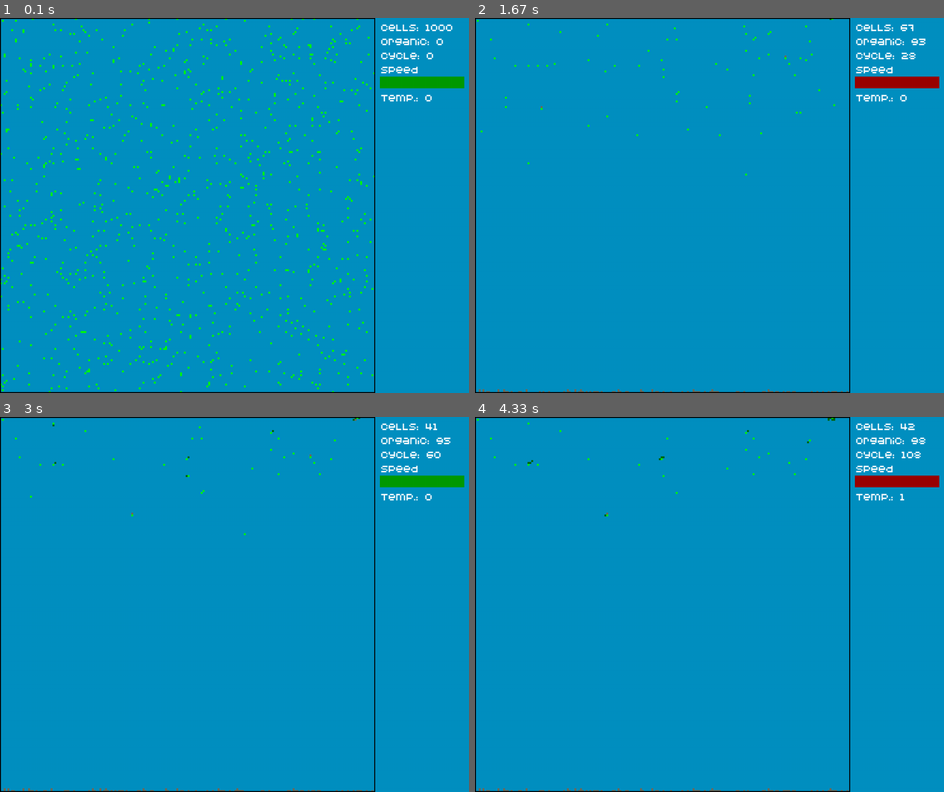
Above: before the commit, frames 1-4 (two rows, left to right).
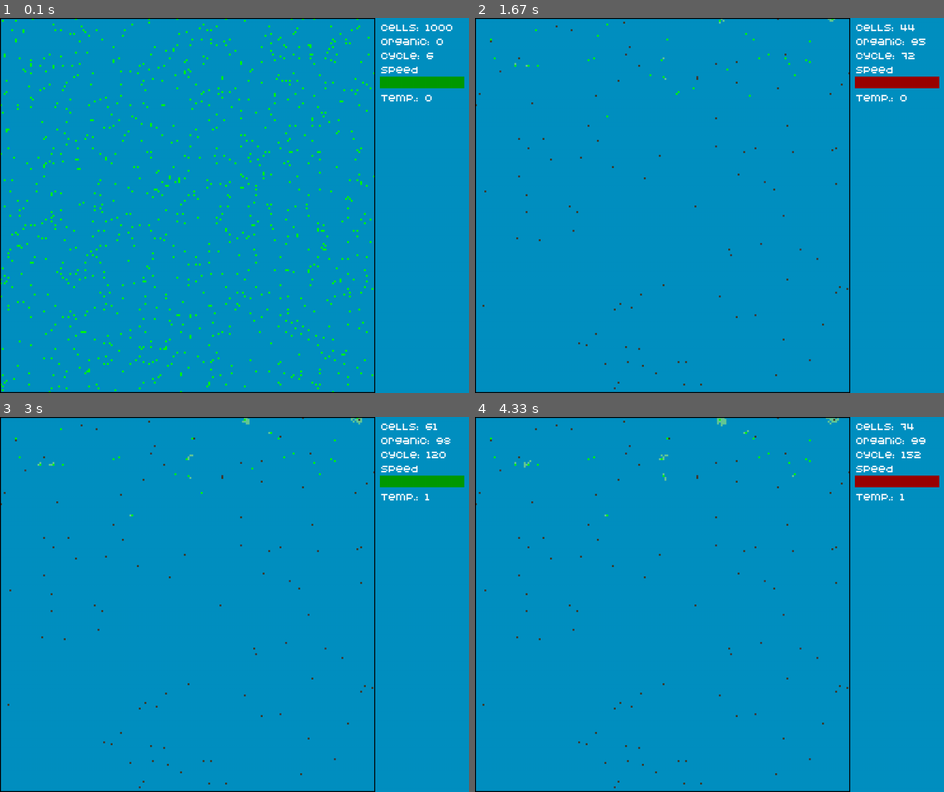
Above: after the commit, the same moments.

Repository: PilotOfAsuka/CellLabPython
Game: pygame game, started from main.py
The game is run twice, just before and just after one commit, with the same random seed, the same clock (stepped at 60 frames per second) and the same inputs.
Inputs (mouse positions are in pixels of both pictures, inside the frame that each line leads up to):
- Up to frame 1 (0.1 s): no input
- Up to frame 2 (1.67 s): press the mouse at (897, 81) at 0.87 s; move the mouse to (747, 108) at 0.97 s; release the mouse at (596, 130) at 1.1 s; press the mouse at (897, 81) at 1.2 s; move the mouse to (756, 111) at 1.3 s; release the mouse at (611, 145) at 1.43 s; press the mouse at (897, 81) at 1.53 s; move the mouse to (784, 81) at 1.63 s
- Up to frame 3 (3 s): release the mouse at (196, 484) at 1.77 s; press the mouse at (422, 480) at 1.87 s; move the mouse to (323, 567) at 1.97 s; release the mouse at (229, 657) at 2.1 s; press the mouse at (422, 480) at 2.2 s; move the mouse to (393, 608) at 2.3 s; release the mouse at (365, 739) at 2.43 s; press the mouse at (422, 480) at 2.53 s; move the mouse to (295, 514) at 2.63 s; release the mouse at (173, 544) at 2.77 s; click (262, 529) at 2.88 s
- Up to frame 4 (4.33 s): press the mouse at (897, 480) at 3.2 s; move the mouse to (732, 544) at 3.3 s; release the mouse at (568, 608) at 3.43 s; click (671, 582) at 3.55 s; press the mouse at (897, 480) at 3.87 s; move the mouse to (887, 563) at 3.97 s; release the mouse at (878, 649) at 4.1 s; press the mouse at (897, 480) at 4.2 s; move the mouse to (826, 540) at 4.3 s

The runs differ from the first frame. In frame 1, less than 0.1% of the frame differs, in the area x 91-93%, y 9-11%; in frame 2, 0.6%; in frame 3, 0.7%, in the area x 0-97%, y 0-100%; in frame 4, 0.7%.

Commit message:
Global_BUG FIX!
Исправлен баг!
цикл проходит по двумерному массиву и когда на позиции допустим Х= 10 Y=10 есть клетка и у нее происходит перемещение на Х=10 y =11 то, когда цикл дойдет до Х=10 Y=11 то, эта позиция будет заполнена клеткой и она еще раз проитерируется

Diff:
--- a/app.py
+++ b/app.py
@@ -34,7 +34,8 @@
     def loop(self):
         while self.run:
             self.event()
-            if gui.start_stop_button.click is True:
+            if gui.start_stop_button.click is False:
+                self.surface.check_iterated()
                 genome.temp, genome.sun_coord = func.weather_simulation(gui.count_of_cycle)
                 self.surface.update_surface()
             self.draw()
--- a/genome.py
+++ b/genome.py
@@ -26,6 +26,7 @@
         self.color = color
         self.count_of_reproduce = 0
         self.screen_position = x * cfg.CELL_SIZE, y * cfg.CELL_SIZE
+        self.iterated = False
 
     MAX_ENERGY = 1100  # Максимальный уровень энергии для бота
 
@@ -48,7 +49,7 @@
         if command in range(6, 20):
             self.photosynthesis()
         elif command in range(21, 25):
-            #self.move()
+            # Убрал возможность ходить (трава не ходит :) )
             pass
         elif command in range(0, 5):
             self.how_many_food()
@@ -131,7 +132,7 @@
     # Функция опроса расстояния до солнца и смещения
     def how_much_distance_to_sun(self):
         sun_dist = func.normalize_value(self.position[1], 0, cfg.GRID_SIZE_H,
-                                        1, 63)
+                                        0, 5)
         # Перемещаем указатель текущей команды
         self.ptr = self_get_next_index(self, step=sun_dist)
 
@@ -142,7 +143,10 @@
             if random.random() < 0.1:
                 # С шансом 10 процентов после смерти бота появляется органика (Если нет места для размножения)
                 surface.world_grid[y][x] = objs.Food(x=x, y=y, food=300,
-                                                     genome_number=self_get_index_of_bias(self, 1, 64))
+                                                     genome_number=self_get_index_of_bias(self, 1, 64),
+                                                     color=get_colors_bias(self, 67, 117, 54,
+                                                                           104, 34, 84)
+                                                     )
 
 
 class Predator(BotGenome):
@@ -207,7 +211,7 @@
             food = surface.world_grid[new_y][new_x]
 
             move_cell(self, x, y, new_x, new_y)
-            func.mutate_genome_new(self.genome, 0.1, food.genome_number)
+            #ßfunc.mutate_genome_new(self.genome, 0.1, food.genome_number)
             self.food += food.food  # Логика расхода энергии
 
             # Перемещаем УТК
@@ -262,45 +266,6 @@
     def __init__(self, food=500, x=0, y=0, color=(0, 255, 0), genome=None):
         super().__init__(food, x, y, color, genome)
 
-    # функция движения клетки и проверки на столкновение
-    def move(self):
-        # Логика расхода энергии
-        self.food -= func.normalize_value(temp, -15, 15, food_values['cell_move']['min'],
-                                          food_values['cell_move']['max'])
-        self.check_death()
-        # Выбираем направление на основе смещения
-        move_dir = self_get_index_of_bias(self, step=1, len_of_number=len(cfg.move_directions))
-        dx, dy = cfg.move_directions[move_dir]  # Получаем Направление
-
-        # Получение текущей и новой позиции
-        x, y = self.position
-        new_x = (x + dx) % cfg.GRID_SIZE_W
-        new_y = y + dy if -1 < y + dy < cfg.GRID_SIZE_H else y
-
-        # Проверка, свободна ли новая позиция
-        if surface.world_grid[new_y][new_x] is None:
-            # Перемещаем клетку
-            move_cell(self, x, y, new_x, new_y)
-
-        # Если куда хочет шагнуть клетка есть еда
-        elif isinstance(surface.world_grid[new_y][new_x], objs.Food):
-            # Перемещаем клетку
-            #move_cell(self, x, y, new_x, new_y)
-
-            #self.food += 1  # Логика расхода энергии
-            # Перемещаем указатель текущей команды
-            self.ptr = self_get_next_index(self, step=43)
-
-        # Если куда хочет шагнуть клетка есть такая же клетка
-        elif isinstance(surface.world_grid[new_y][new_x], Cell):
-            # Перемещаем указатель текущей команды
-            self.ptr = self_get_next_index(self, step=59)
-
-        # Если куда хочет шагнуть клетка есть хищник
-        elif isinstance(surface.world_grid[new_y][new_x], Predator):
-            # Перемещаем указатель текущей команды
-            self.ptr = self_get_next_index(self, step=24)
-
     # Функция деления
     def reproduce(self):
         # Получаем список свободных позиций вокруг бота
@@ -324,7 +289,9 @@
         func.mutate_genome(new_genome)
 
         # Создаем нового бота с мутированным геномом
-        new_color = (self.color[0], max(min(self.genome[0] % 255, 255), 100), self.color[2])  # Смещаем цвета
+        new_color = get_colors_bias(self,100, 148,
+                                    200, 255,
+                                    150, 204)  # Смещаем цвета
 
         if self.count_of_reproduce == 10 and self_get_index_of_bias(self, step=2, len_of_number=2) == 1:
             new_bot = Predator(food=self.food // 2, x=x, y=y,
@@ -338,8 +305,6 @@
             self.food //= 4  # Разделяем энергию между родительской и дочерней клетки
 
         self.count_of_reproduce += 1
-
-
 
 
 def self_get_index_of_bias(self, step, len_of_number):
@@ -409,3 +374,11 @@
     index = (bot.ptr + step) % len(bot.genome)  # Индекс смещения
     index_of_bias = bot.genome[index] % len_of_number
     return index_of_bias
+
+
+def get_colors_bias(self, first_min, first_max, second_min, second_max, third_min, third_max):
+    colors = (max(min(self.genome[0] % 255, first_max), first_min),
+              max(min(self.genome[0] % 255, second_max), second_min),
+              max(min(self.genome[0] % 255, third_max), third_min))
+
+    return colors
--- a/gui.py
+++ b/gui.py
@@ -72,12 +72,6 @@
     cfg.screen.blit(count_text, (x, y))
 
 
-def draw_sun_cord():
-    pygame.draw.line(cfg.screen, c.BLACK, (genome.sun_coord[0], 0), (genome.sun_coord[0], cfg.height), width=1)
-    pygame.draw.line(cfg.screen, c.BLACK, (0, genome.sun_coord[0]),
-                     (cfg.width-cfg.gui_offset, genome.sun_coord[0]), width=1)
-
-
 def draw_border():
     rect = pygame.Rect(0, 0, cfg.width - cfg.gui_offset, cfg.height)
     pygame.draw.rect(cfg.screen, c.BLACK, rect, width=2)
@@ -95,4 +89,3 @@
     draw_text("Temp.:", genome.temp, cfg.width - cfg.gui_offset + gui_offset_x, gui_offset_y + line_text_offset * 5)
     draw_border()
     start_stop_button.draw(cfg.screen)
-    #draw_sun_cord()
--- a/objects.py
+++ b/objects.py
@@ -1,4 +1,5 @@
 import colors as c
+import gui
 import surface
 import configs as cfg
 import genome
@@ -14,22 +15,22 @@
         self.genome_number = genome_number
 
     def move(self):
+
         x, y = self.position
         new_y = y + 1 if -1 < y + 1 < cfg.GRID_SIZE_H else y
+        print(f'OBJ:{self}Old:x={x}, y={y}. new:x={x}, y={new_y}')
 
         if (not isinstance(surface.world_grid[new_y][x], Food) and
                 not isinstance(surface.world_grid[new_y][x], genome.BotGenome)):
 
             # Освобождаем текущую позицию
             surface.world_grid[y][x] = None
-            # Освобождаем позицию клетки с едой
-            surface.world_grid[new_y][x] = None
             # Перемещаем бота на новую позицию
             surface.world_grid[new_y][x] = self
             self.position = x, new_y
         pass
 
     def check_death(self):
-        if self.count_of_cycle >= 5000:
+        if self.count_of_cycle >= 10000:
             x, y = self.position
             surface.world_grid[y][x] = None
--- a/surface.py
+++ b/surface.py
@@ -3,6 +3,7 @@
 import func
 import objects as objs
 import gui
+from itertools import product
 
 # Инициализация двумерного массива мира
 world_grid = [[None for _ in range(cfg.GRID_SIZE_W)] for _ in range(cfg.GRID_SIZE_H)]  # Мир в котором живут клетки
@@ -32,12 +33,15 @@
         for y in range(cfg.GRID_SIZE_H):
             for x in range(cfg.GRID_SIZE_W):
                 obj = world_grid[y][x]
-                if isinstance(obj, genome.BotGenome):
-                    obj.execute_genome()
-                elif isinstance(obj, objs.Food):
-                    obj.count_of_cycle += 1
-                    obj.check_death()
-                    obj.move()
+                if obj and not obj.iterated:  # Проверяем, не прошел ли объект уже итерацию
+                    if isinstance(obj, genome.BotGenome):
+                        obj.execute_genome()
+                    elif isinstance(obj, objs.Food):
+                        obj.count_of_cycle += 1
+                        obj.check_death()
+                        if gui.count_of_cycle % 500 == 0:
+                            obj.move()
+                    obj.iterated = True  # Устанавливаем флаг, что объект уже прошел итерацию
 
     @staticmethod
     def init_cells():
@@ -48,5 +52,12 @@
             world_grid[free_y][free_x] = bot
         pass
 
+    @staticmethod
+    def check_iterated():
+        for y in range(cfg.GRID_SIZE_H):
+            for x in range(cfg.GRID_SIZE_W):
+                obj = world_grid[y][x]
+                if obj:
+                    obj.iterated = False
 
 Surface.init_cells()
